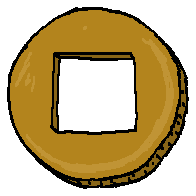
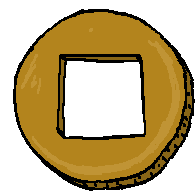
Before/after of a w=196, h=196 layered artwork. What changed in the layer stack:
painted on "Layer 2" over [7, 7, 195, 191]
